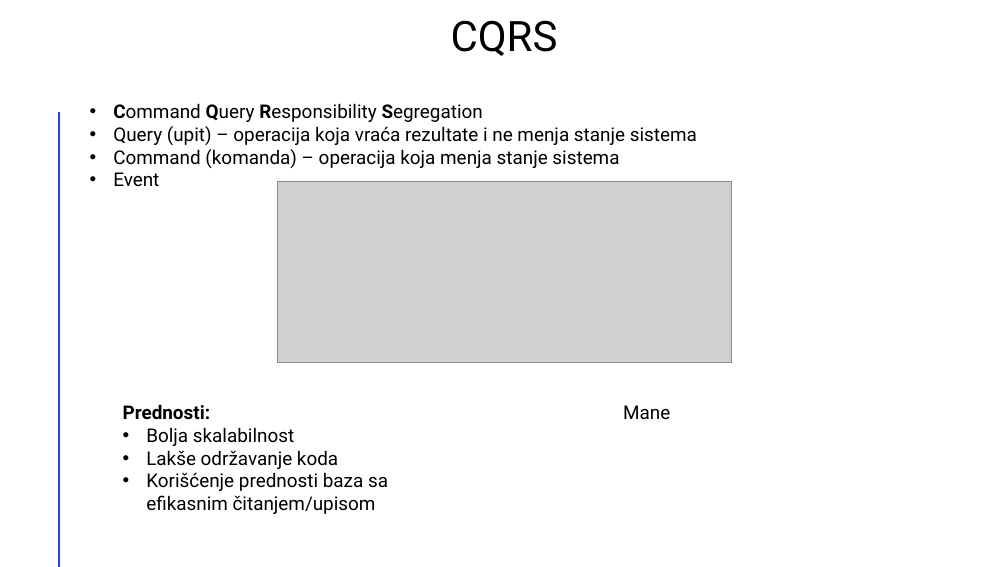
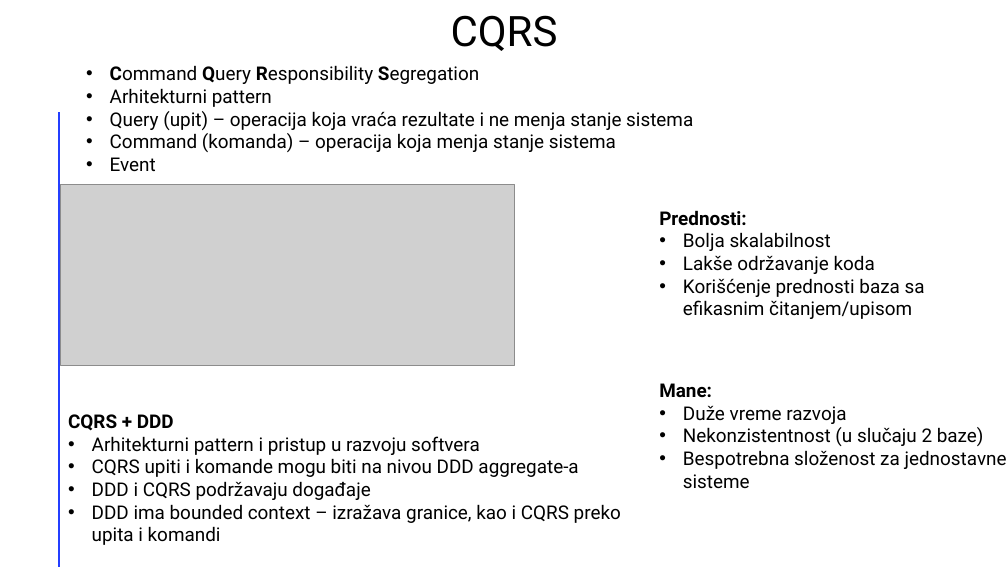
Before and after one commit to DuleDimitrov123/Ticket4U, a slide deck: slide 13 of Prezentacija.pptx. Drawn at 1008x567 pixels with LibreOffice and Linux fonts; fonts in the diff are those of the drawing; grey boxes stand for pictures. Boxes give left, top, right and bottom in pixels: in the first picture for what was removed or moved away, otherwise in the second. Text is boxed around its words. In the diff, an @@ line names an element or a change of style, - is before the commit and + after.

Commit message:
Add CQRS and DDD

```diff
--- a/Prezentacija.pptx
+++ b/Prezentacija.pptx
@@ title "CQRS": place and size @@
-title "CQRS" at box(451, 20, 558, 56)
+title "CQRS" at box(451, 15, 558, 51)
@@ text "Command Query Responsibility Segregation": place and size @@
-text "Command Query Responsibility Segregation" at box(113, 103, 697, 186)
+text "Command Query Responsibility Segregation" at box(110, 65, 693, 172)
@@ text at box(110, 88, 272, 107): paragraph added @@
+• Arhitekturni pattern
@@ picture: place and size @@
-picture at box(277, 181, 731, 362)
+picture at box(60, 185, 515, 366)
@@ text "Prednosti:": place and size @@
-text "Prednosti:" at box(123, 404, 388, 514)
+text "Prednosti:" at box(659, 210, 925, 319)
@@ text at box(659, 383, 1007, 489): text changed @@
-Mane
+Mane:
+• Duže vreme razvoja
+• Nekonzistentnost (u slučaju 2 baze)
+• Bespotrebna složenost za jednostavne sisteme
@@ text added at box(68, 414, 621, 545), 18 pt, text #000000 @@
+CQRS + DDD
+• Arhitekturni pattern i pristup u razvoju softvera
+• CQRS upiti i komande mogu biti na nivou DDD aggregate-a
+• DDD i CQRS podržavaju događaje
+• DDD ima bounded context – izražava granice, kao i CQRS preko upita i komandi
```
